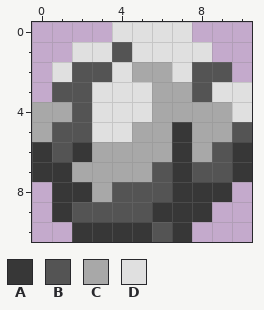
Edited in one commit: pixel-art sprite (data/base/gfx/game/sheet/projectile/boulder.png). Above, as it was before the edit.
The file is 11x11 pixels.
Palette (. is transparent): A #373737  B #545454  C #a8a8a8  D #e0e0e0
Pixels before, first column x 0:
 0 ....DDDD...
 1 ..DDBDDDD..
 2 .DBBDCCDBB.
 3 .BBDDDCCBDD
 4 CCBDDDCCCCD
 5 CBBDDCCACCB
 6 ABACCCCACBA
 7 AACCCCBABBA
 8 .AACBBBAAA.
 9 .ABBBBAAA..
10 ..AAAABA...
Once edited:
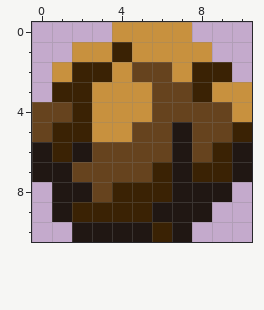
Diff:
colour A: #373737 -> #201713
colour B: #545454 -> #3a2204
colour C: #a8a8a8 -> #66431e
colour D: #e0e0e0 -> #c8913e
Pixel boxes of the changes (left, top, right, bottom) in both pictures:
changed: (32, 22, 252, 242)
